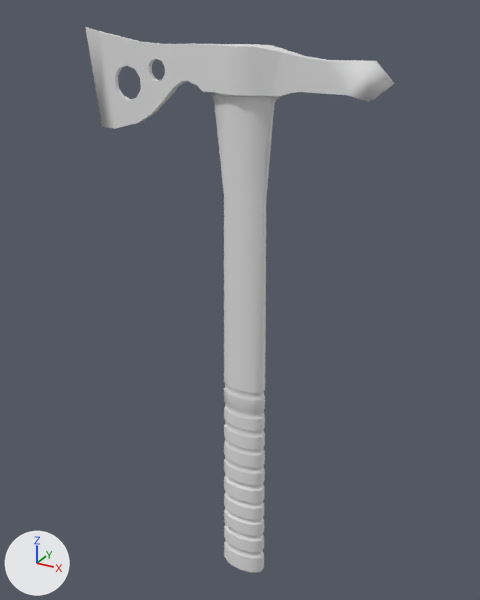
The Blender file Tomahawk.blend, before and after one commit.
Before and after are seen from a 50 mm camera at (5.07, -9.39, 10.81) aimed at (-0.3, 0.37, 5.93). Arrows for +X, +Y and +Z are at lower left; the lights stay in place.

Script lines for the objects in view, before the commit:
```python
me_cylinder = bpy.data.meshes.new('Cylinder')
me_cylinder.from_pydata(...)  # 897 vertices, 898 faces; spans x -3.06..2.34, y -0.34..0.34, z -1.01..9.46
me_cylinder.polygons.foreach_set('use_smooth', [True] * 898)
ob_cylinder = bpy.data.objects.new('Cylinder', me_cylinder)
ob_cylinder.location = (-0.01, 0.0, 1.05)
_m = ob_cylinder.modifiers.new('Boolean', 'BOOLEAN')
_m.object = ob_cylinder_001
_m.solver = 'FLOAT'
_m = ob_cylinder.modifiers.new('EdgeSplit', 'EDGE_SPLIT')
_m.use_edge_angle = False
```
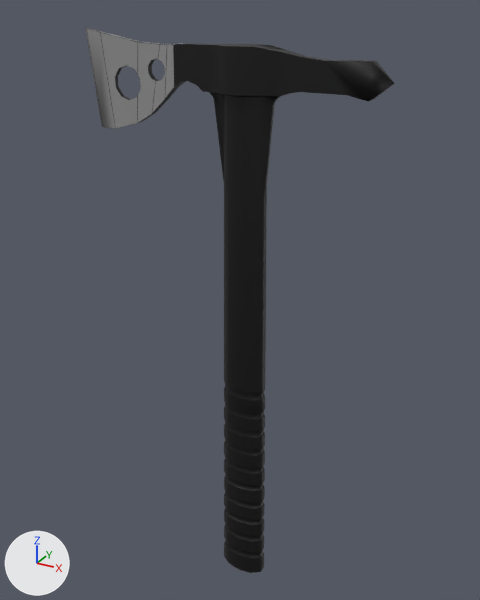
Boxes [x1, y1, x2, y2] around the edits, measured in the pictures (480 x 600 px):
'Cylinder', reshaped, modifiers changed: [85, 27, 395, 573] in both
part 1 of me_cylinder, built on: [100, 32, 167, 129] in both
part 3 of me_cylinder, recoloured (grey to black): [85, 27, 395, 573] in both

The change, as a list of edits to the scene's bpy script:
```text
Add img_tomahawk2ps_png:
    img_tomahawk2ps_png = load_image('Tomahawk2PS.png', 'Tomahawk2PS.png', 1024, 1024, 'sRGB')
Add mat_tomahawk2ps_png:
    mat_tomahawk2ps_png = principled_material('Tomahawk2PS.png')
    mat_tomahawk2ps_png.texture = img_tomahawk2ps_png
Change me_cylinder:
    used by ob_cylinder; location = (-0.01, 0.0, 1.05)
    remove me_cylinder.from_pydata(...)  # 897 vertices, 898 faces; spans x -3.06..2.34, y -0.34..0.34, z -1.01..9.46
    add me_cylinder.from_pydata(...)  # 955 vertices, 928 faces; spans x -3.06..2.34, y -0.34..0.34, z -1.01..9.46
    me_cylinder part 1
    12 faces are deleted
    43 vertices are added at x -2.47..-1.43, y -0.06..0.06, z 8.33..9.02
    8 new vertices lie (0.0, 0.1, 0.0) away from vertices in x -2.04..-1.59, y -0.05, z 8.39..9.02
    7 new vertices lie (0.0, 0.08, 0.0) away from vertices in x -2.47..-2.04, y -0.04, z 8.33..8.89
    22 new faces join them, smooth
    20 new faces join them
    me_cylinder part 2: 886 kept faces spanning x -3.06..2.34, y -0.34..0.34, z -1.01..9.46 get new texture (UV) coordinates
    me_cylinder part 3: 886 faces spanning x -3.06..2.34, y -0.34..0.34, z -1.01..9.46 switch from no material to mat_tomahawk2ps_png (picture img_tomahawk2ps_png)
Change ob_cylinder:
    remove _m = ob_cylinder.modifiers.new('Boolean', 'BOOLEAN')
    remove _m.object = ob_cylinder_001
    remove _m.solver = 'FLOAT'
```
